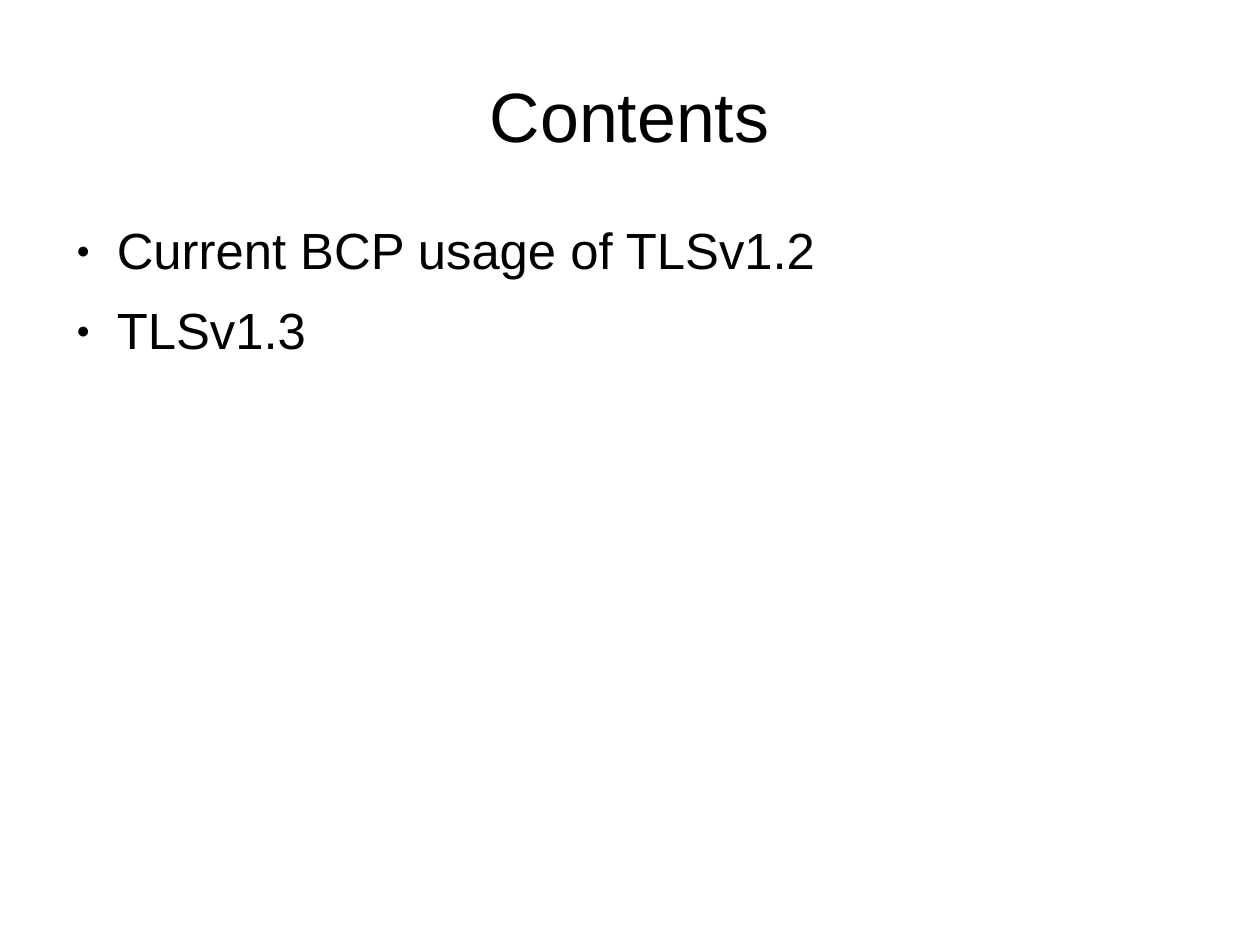
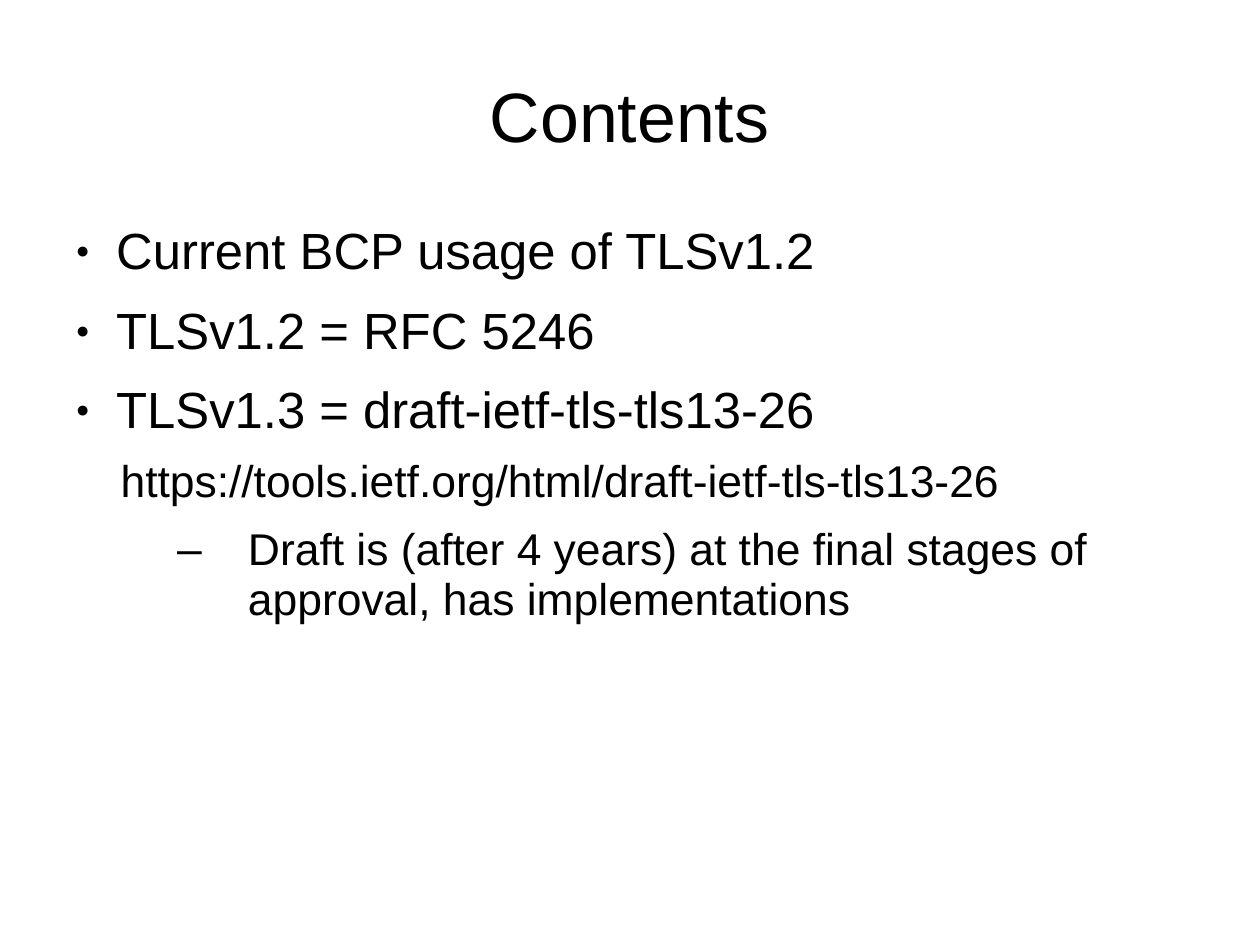
Before and after one commit to sftcd/cs7053, a slide deck: slide 2 of 2016lectures/07-tls-details.ppt. Drawn at 1260x945 pixels with LibreOffice and Linux fonts; fonts in the diff are those of the drawing. Boxes give left, top, right and bottom in pixels: in the first picture for what was removed or moved away, otherwise in the second. Text is boxed around its words. In the diff, an @@ line names an element or a change of style, - is before the commit and + after.

```diff
--- a/2016lectures/07-tls-details.ppt
+++ b/2016lectures/07-tls-details.ppt
@@ text at (116,313,1087,624): text changed; size 32 to 28 pt @@
-● TLSv1.3
+● TLSv1.2 = RFC 5246
+● TLSv1.3 = draft-ietf-tls-tls13-26
+  https://tools.ietf.org/html/draft-ietf-tls-tls13-26
+  – Draft is (after 4 years) at the final stages of approval, has implementations
```
Also in this commit, not shown: 4 other slides changed, 1 slide added, 1 slide removed, 7 other files.
